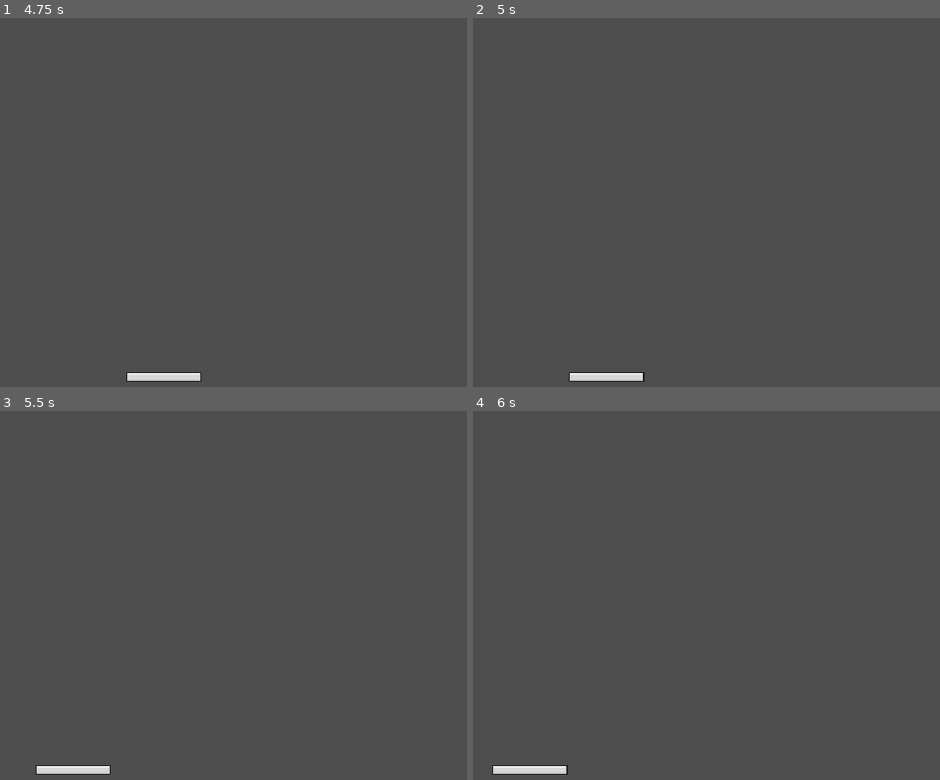
Above: before the commit, frames 1-4 (two rows, left to right).
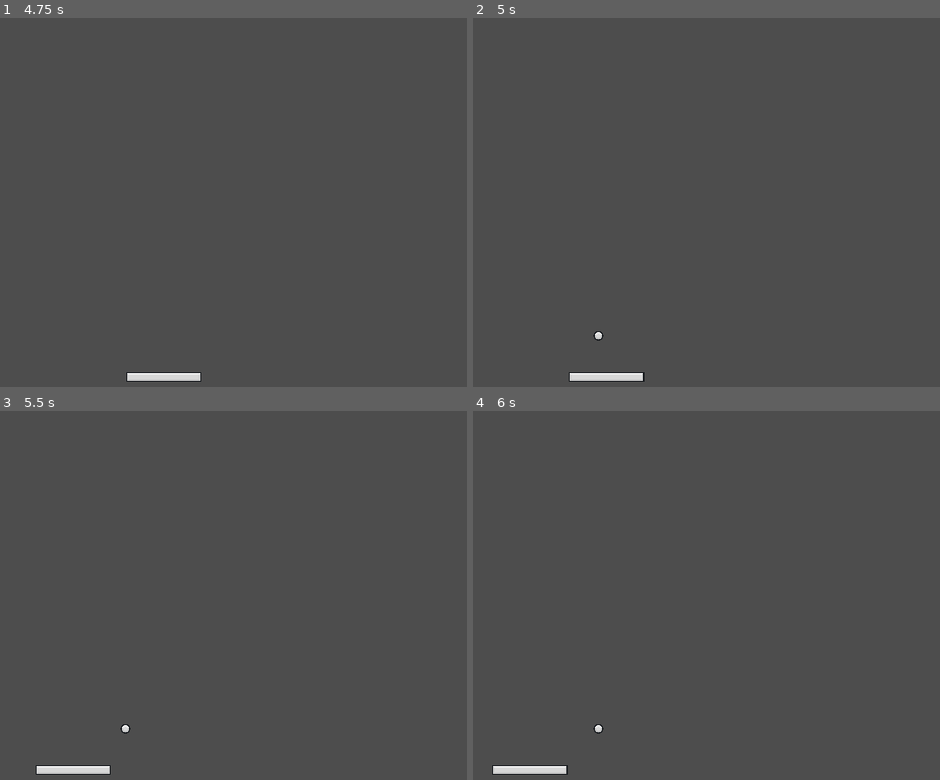
Above: after the commit, the same moments.

Repository: erenliving/brick-breaker-tutorial
Game: Godot game, scene res://scenes/main.tscn
Two runs of this game, one before a commit and one after it. Both use one fixed random seed, a clock stepped at 60 frames per second and the inputs below.
Inputs:
- Up to frame 1 (4.75 s): tap Enter at 0.5 s; hold D (right) 0.53-1.28 s; hold A (left) 1.28-2.03 s; hold D (right) 2.03-3.53 s; hold A (left) from 3.53 s (still down)
- Up to frame 2 (5 s): keep holding A (left)
- Up to frame 3 (5.5 s): keep holding A (left)
- Up to frame 4 (6 s): release A (left) at 5.78 s; hold D (right) from 5.78 s (still down)

Frame 1 is identical in both runs. In frame 2, less than 0.1% of the frame differs, in the area x 25-28%, y 84-88%; in frame 3, less than 0.1%; in frame 4, less than 0.1%.

Commit message:
Add death zone and ball life lost

Diff:
--- /dev/null
+++ b/scenes/death_zone.tscn
@@ -0,0 +1,14 @@
+[gd_scene load_steps=3 format=3 uid="uid://chucrhoap5jrr"]
+
+[ext_resource type="Script" path="res://scripts/death_zone.gd" id="1_l04nq"]
+
+[sub_resource type="RectangleShape2D" id="RectangleShape2D_6ths0"]
+size = Vector2(1164, 20)
+
+[node name="DeathZone" type="Area2D"]
+script = ExtResource("1_l04nq")
+
+[node name="CollisionShape2D" type="CollisionShape2D" parent="."]
+shape = SubResource("RectangleShape2D_6ths0")
+
+[connection signal="body_entered" from="." to="." method="_on_body_entered"]
--- a/scenes/main.tscn
+++ b/scenes/main.tscn
@@ -1,8 +1,9 @@
-[gd_scene load_steps=4 format=3 uid="uid://dv24bwtlwyts4"]
+[gd_scene load_steps=5 format=3 uid="uid://dv24bwtlwyts4"]
 
 [ext_resource type="PackedScene" uid="uid://b1mi8bxsu4mvk" path="res://scenes/paddle.tscn" id="1_by27v"]
 [ext_resource type="PackedScene" uid="uid://dkxayraj1wq6q" path="res://scenes/ball.tscn" id="2_75ffr"]
 [ext_resource type="PackedScene" uid="uid://tyexg5alm0yy" path="res://scenes/wall.tscn" id="3_nog7p"]
+[ext_resource type="PackedScene" uid="uid://chucrhoap5jrr" path="res://scenes/death_zone.tscn" id="4_pt7mw"]
 
 [node name="Main" type="Node"]
 
@@ -13,9 +14,10 @@
 collision_layer = 2
 camera = NodePath("../Camera2D")
 
-[node name="Ball" parent="." instance=ExtResource("2_75ffr")]
+[node name="Ball" parent="." node_paths=PackedStringArray("death_zone") instance=ExtResource("2_75ffr")]
 position = Vector2(0, 215)
 collision_mask = 14
+death_zone = NodePath("../DeathZone")
 
 [node name="Walls" type="Node" parent="."]
 
@@ -32,3 +34,6 @@
 position = Vector2(586, 0)
 rotation = 1.5708
 collision_layer = 4
+
+[node name="DeathZone" parent="." instance=ExtResource("4_pt7mw")]
+position = Vector2(0, 375)
--- a/scripts/ball.gd
+++ b/scripts/ball.gd
@@ -10,11 +10,13 @@
 
 @export var ball_speed = 20
 @export var lives = 3
+@export var death_zone: DeathZone
 
 @onready var collision_shape_2d = $CollisionShape2D
 
 func _ready():
 	start_position = position
+	death_zone.life_lost.connect(on_life_lost)
 
 func _physics_process(delta):
 	var collision = move_and_collide(velocity * ball_speed * delta)
@@ -29,3 +31,14 @@
 
 	# Set a random Vector2 to fire the ball in an upwards direction
 	velocity = Vector2(randf_range(-1, 1), randf_range(-.1, -1)).normalized() * ball_speed
+
+func reset_ball():
+	position = start_position
+	velocity = Vector2.ZERO
+
+func on_life_lost():
+	lives -= 1
+	if lives == 0:
+		pass
+	else:
+		reset_ball()
--- /dev/null
+++ b/scripts/death_zone.gd
@@ -0,0 +1,9 @@
+extends Area2D
+
+
+class_name DeathZone
+
+signal life_lost
+
+func _on_body_entered(body):
+	life_lost.emit()
